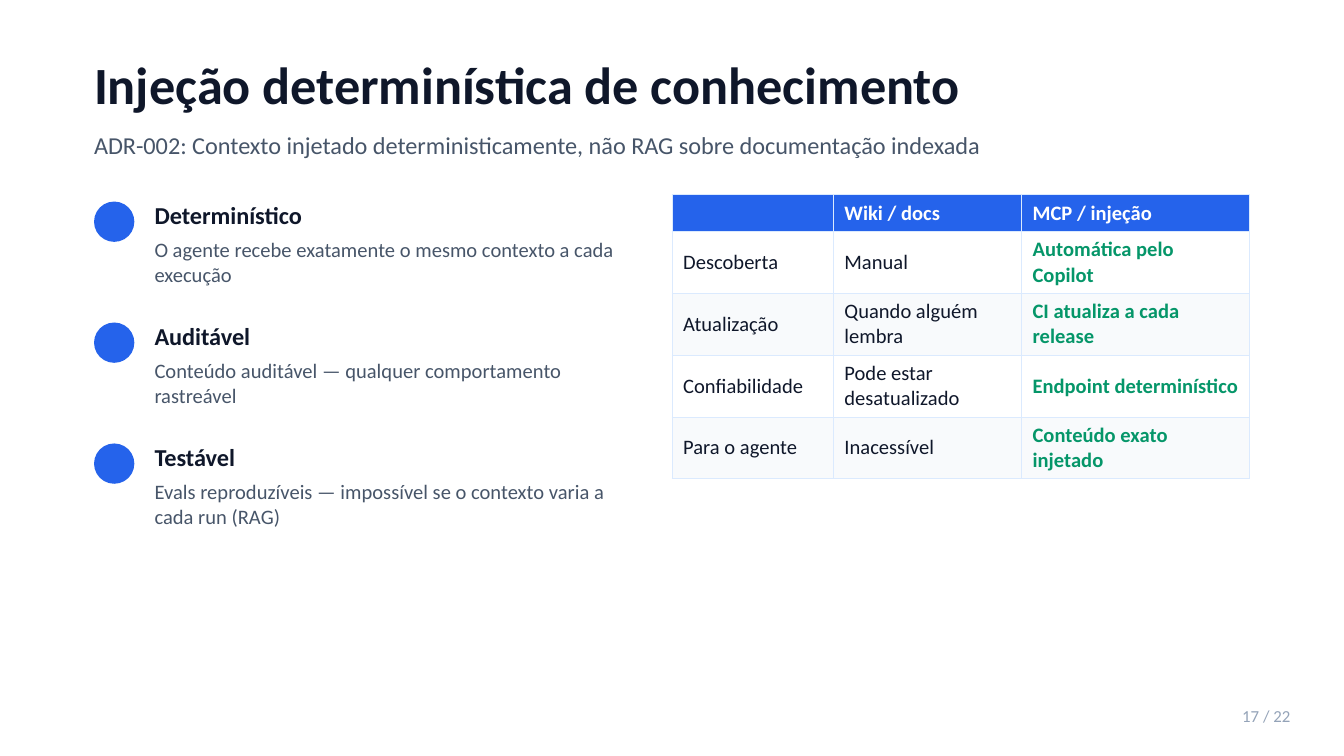
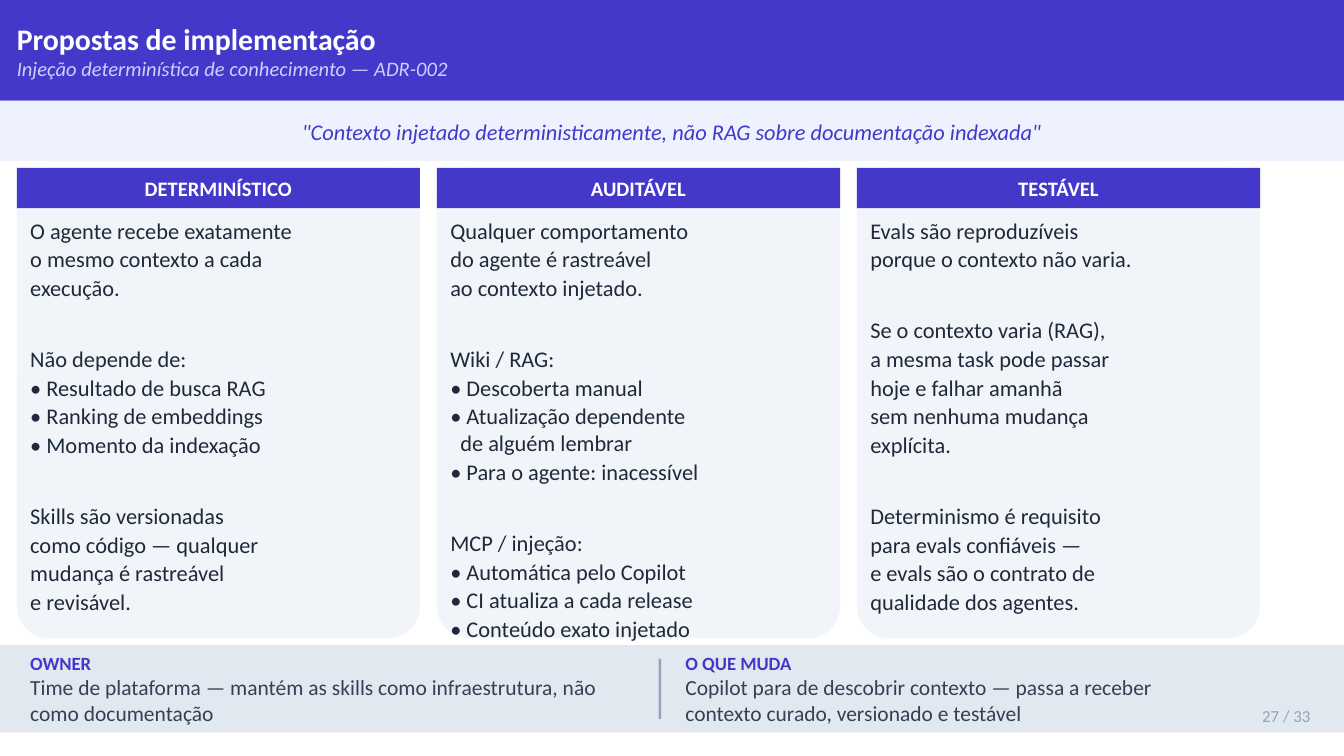
Before and after one commit to jpsslink/sdlc-agentico, a slide deck: slide 27 of esteira-agentica-pitch.pptx (slide 16 before the commit). Drawn at 1344x756 pixels with LibreOffice and Linux fonts; fonts in the diff are those of the drawing. Boxes give left, top, right and bottom in pixels: in the first picture for what was removed or moved away, otherwise in the second. Text is boxed around its words. In the diff, an @@ line names an element or a change of style, - is before the commit and + after.

```diff
--- a/esteira-agentica-pitch.pptx
+++ b/esteira-agentica-pitch.pptx
@@ rectangle added at <box>0,0,1344,101</box>, fill #4338CA @@
@@ text at <box>17,29,447,80</box>: text changed; size 28 to 11 pt; text colour #0F172A to #C7D2FE; bold off; italic on @@
-Injeção determinística de conhecimento
+Propostas de implementação
+Injeção determinística de conhecimento — ADR-002
@@ rectangle added at <box>0,101,1344,161</box>, fill #EEF2FF @@
@@ text at <box>302,124,1041,144</box>: text changed; size 13 to 12 pt; text colour #475569 to #4338CA; italic on @@
-ADR-002: Contexto injetado deterministicamente, não RAG sobre documentação indexada
+"Contexto injetado deterministicamente, não RAG sobre documentação indexada"
@@ rounded rectangle added at <box>17,168,421,638</box>, fill #F1F5F9 @@
@@ rectangle added at <box>17,168,421,208</box>, fill #4338CA @@
@@ text at <box>145,179,292,196</box>: text changed; size 13 to 11 pt; text colour #0F172A to #FFFFFF @@
-Determinístico
+DETERMINÍSTICO
@@ rounded rectangle added at <box>437,168,840,638</box>, fill #F1F5F9 @@
@@ rectangle added at <box>437,168,840,208</box>, fill #4338CA @@
@@ text at <box>591,179,686,196</box>: text changed; size 13 to 11 pt; text colour #0F172A to #FFFFFF @@
-Auditável
+AUDITÁVEL
@@ rounded rectangle added at <box>857,168,1261,638</box>, fill #F1F5F9 @@
@@ rectangle added at <box>857,168,1261,208</box>, fill #4338CA @@
@@ text at <box>1018,179,1098,196</box>: text changed; size 13 to 11 pt; text colour #0F172A to #FFFFFF @@
-Testável
+TESTÁVEL
@@ ellipse removed at <box>94,202,134,242</box> @@
@@ text "Qualquer comportamento" at <box>450,223,698,641</box>: vertical alignment middle to top @@
@@ table removed at <box>672,195,1250,475</box>, 5 rows, 3 columns @@
- | Wiki / docs | MCP / injeção
-Descoberta | Manual | Automática pelo Copilot
-Atualização | Quando alguém lembra | CI atualiza a cada release
-Confiabilidade | Pode estar desatualizado | Endpoint determinístico
-Para o agente | Inacessível | Conteúdo exato injetado
@@ text added at <box>30,223,291,610</box>, 12 pt, text #1E293B @@
+O agente recebe exatamente
+o mesmo contexto a cada
+execução.
+Não depende de:
+• Resultado de busca RAG
+• Ranking de embeddings
+• Momento da indexação
+Skills são versionadas
+como código — qualquer
+mudança é rastreável
+e revisável.
@@ text at <box>450,223,698,641</box>: text changed; size 11 to 12 pt; text colour #475569 to #1E293B @@
-Evals reproduzíveis — impossível se o contexto varia a cada run (RAG)
+Qualquer comportamento
+do agente é rastreável
+ao contexto injetado.
+Wiki / RAG:
+• Descoberta manual
+• Atualização dependente
+de alguém lembrar
+• Para o agente: inacessível
+MCP / injeção:
+• Automática pelo Copilot
+• CI atualiza a cada release
+• Conteúdo exato injetado
@@ text added at <box>870,223,1132,614</box>, 12 pt, text #1E293B @@
+Evals são reproduzíveis
+porque o contexto não varia.
+Se o contexto varia (RAG),
+a mesma task pode passar
+hoje e falhar amanhã
+sem nenhuma mudança
+explícita.
+Determinismo é requisito
+para evals confiáveis —
+e evals são o contrato de
+qualidade dos agentes.
@@ text removed at <box>155,242,613,286</box> @@
-O agente recebe exatamente o mesmo contexto a cada execução
@@ ellipse removed at <box>94,323,134,363</box> @@
@@ text removed at <box>155,363,561,403</box> @@
-Conteúdo auditável — qualquer comportamento rastreável
@@ ellipse removed at <box>94,444,134,484</box> @@
@@ rectangle added at <box>0,645,1344,732</box>, fill #E2E8F0 @@
@@ text added at <box>30,658,596,725</box>, 11.5 pt, text #334155 @@
+OWNER
+Time de plataforma — mantém as skills como infraestrutura, não como documentação
@@ rectangle added at <box>659,659,661,719</box>, fill #94A3B8 @@
@@ text added at <box>685,658,1151,724</box>, 11.5 pt, text #334155 @@
+O QUE MUDA
+Copilot para de descobrir contexto — passa a receber contexto curado, versionado e testável
@@ text at <box>1262,711,1310,722</box>: text changed @@
-17 / 22
+27 / 33
```
Also in this commit, not shown: 15 other slides changed, 13 slides added, 2 slides removed.
